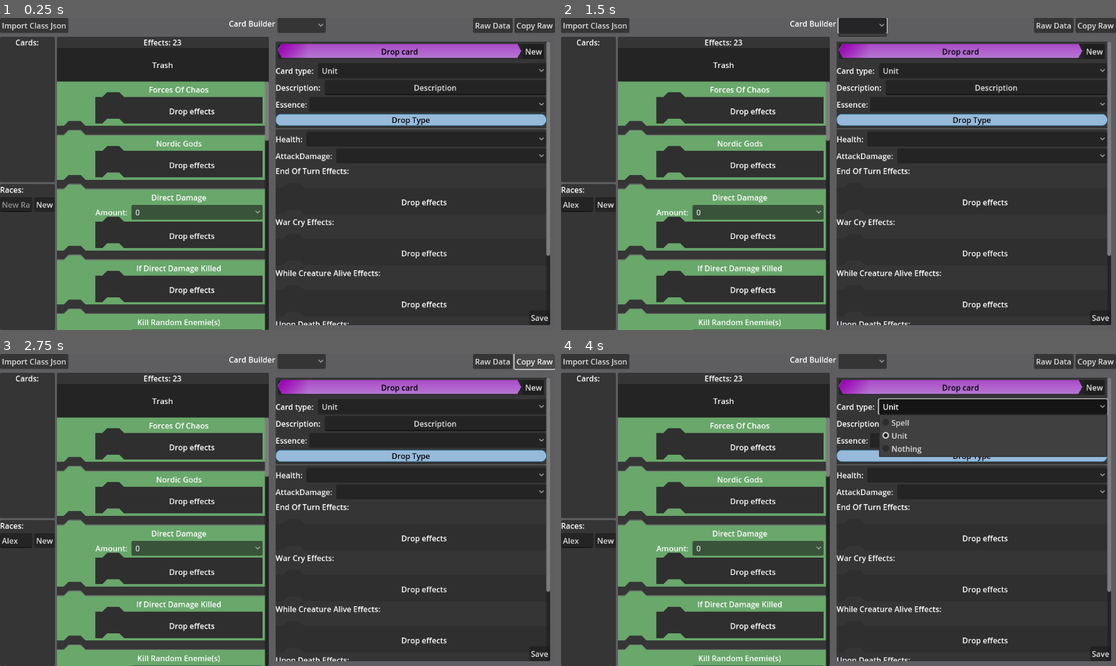
Above: before the commit, frames 1-4 (two rows, left to right).
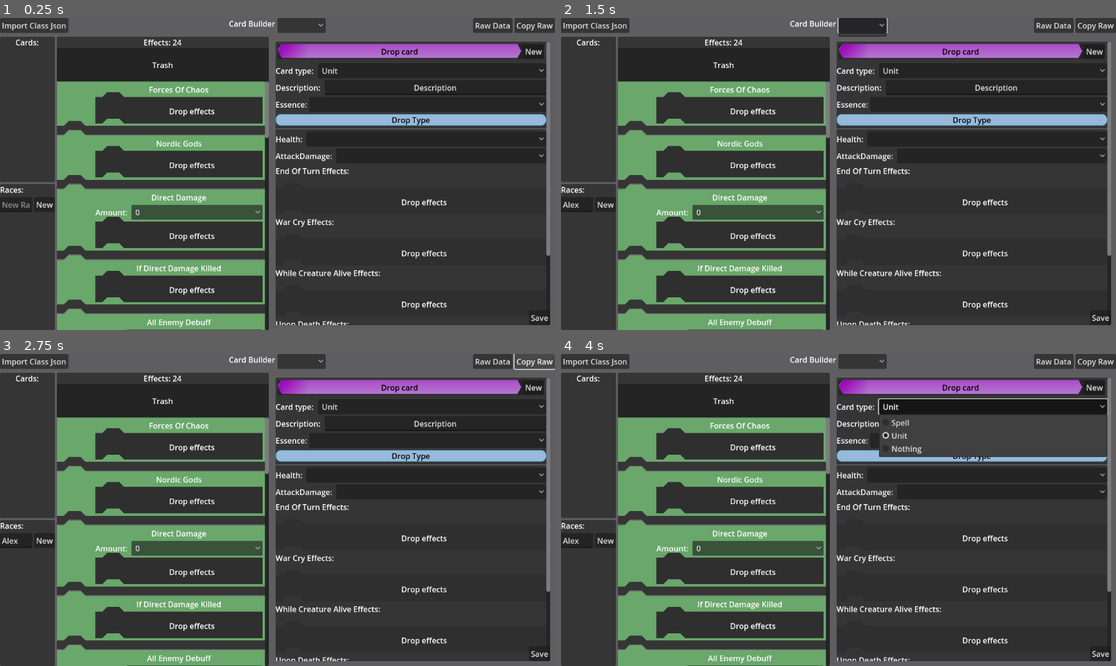
Above: after the commit, the same moments.

Repository: zipfriis/Creator
Game: Godot game, scene res://builder.tscn
Same seed, same stepped clock (60 frames per second), same inputs: the game is played once before the commit and once after it.
Inputs (mouse positions are in pixels of both pictures, inside the frame that each line leads up to):
- Up to frame 1 (0.25 s): no input
- Up to frame 2 (1.5 s): click (577, 205) at 0.52 s; type "Alex" at 0.6 s; click (860, 24) at 1.25 s
- Up to frame 3 (2.75 s): click "Copy Raw" at 2 s
- Up to frame 4 (4 s): click "0" at 2.75 s; click "Unit" at 3.5 s

The runs differ from the first frame. In frame 1, 0.2% of the frame differs, in the area x 22-49%, y 6-100%; in frame 2, 0.2%; in frame 3, 0.2%; in frame 4, 0.2%.

Commit message:
new effects, idk

Diff:
--- a/Cards/Card.gd
+++ b/Cards/Card.gd
@@ -85,10 +85,9 @@
 					Effects.append(Global.EffectFromDict(EffectDict))
 	else:
 		CardType = Card.CardTypes.Nothing
-
-	if self.ConvertToJSON() != Data:
-		push_warning("loading change the card data, something is wrong")
-		print("Error: " + str(self.ConvertToJSON()))
+	if JSON.stringify(self.ConvertToJSON()) != JSON.stringify(Data):
+		push_error("loading change the card data, something is wrong")
+		print("Error: " + str(self.ConvertToJSON()) + "  Before: " + str(Data))
 
 
 func ConvertToJSON() -> Dictionary:
@@ -134,5 +133,7 @@
 	Data["Health"] = Health
 	Data["AttackDamage"] = AttackDamage
 	Data["Class"] = ClassName
+	var CardString = JSON.stringify(Data)
+	Data = JSON.parse_string(CardString)
 
 	return Data
--- a/Editor.gd
+++ b/Editor.gd
@@ -37,8 +37,10 @@
 
 
 func LoadCardData(Data: Card):
+	SaveCard(EditOfCard)
+	EditOfCard = null
+	ResetValues()
 	EditOfCard = Data
-	ResetValues()
 	LoadEffectBoxes(Data)
 	if Data.CardType == Card.CardTypes.Unit:
 		ShowUnitDetails()
@@ -75,7 +77,6 @@
 		RaceBlock.LoadRace(Data.Type)
 	$ScrollContainer/General/Description/LineEdit.text = Data.Description
 	$ScrollContainer/General/EssenceCost/EssenceCost.select(Data.EssenceCost)
-
 	RootNode.Get_Storage_Raw()
 
 
@@ -127,6 +128,7 @@
 
 
 func _on_empty_card_block_updated_card_data(Data: Card) -> void:
+	print("Load New Edit Card: " + JSON.stringify(Data.ConvertToJSON()))
 	if Data.Name != EditOfCard.Name:
 		LoadCardData(Data)
 
@@ -147,58 +149,58 @@
 	ClassData = Data
 
 
-func SaveCard():
-	print("Saved: " + str(EditOfCard.ConvertToJSON()))
-	emit_signal("UpdateCardData", EditOfCard)
+func SaveCard(Data: Card):
+	if Data.ClassName != "":
+		emit_signal("UpdateCardData", Data)
 
 
 func _on_empty_race_new_race_name(Race: String) -> void:
 	EditOfCard.Type = Race
-	SaveCard()
 
 func _on_effect_space_new_effect_data(Data: Array[Effect]) -> void:
-	EditOfCard.Effects = Data
-	SaveCard()
+	if EditOfCard != null:
+		EditOfCard.Effects = Data
+
 
 func _on_end_of_turn_space_new_effect_data(Data: Array[Effect]) -> void:
-	EditOfCard.EndOfTurnTrigger = Data
-	SaveCard()
+	if EditOfCard != null:
+		EditOfCard.EndOfTurnTrigger = Data
+
 
 func _on_war_cry_space_new_effect_data(Data: Array[Effect]) -> void:
-	EditOfCard.WarCryTrigger = Data
-	SaveCard()
+	if EditOfCard != null:
+		EditOfCard.WarCryTrigger = Data
+
 
 func _on_while_space_new_effect_data(Data: Array[Effect]) -> void:
-	EditOfCard.WhileAliveTrigger = Data
-	SaveCard()
+	if EditOfCard != null:
+		EditOfCard.WhileAliveTrigger = Data
+
 
 func _on_upon_death_space_new_effect_data(Data: Array[Effect]) -> void:
-	EditOfCard.UponDeathTrigger = Data
-	SaveCard()
+	if EditOfCard != null:
+		EditOfCard.UponDeathTrigger = Data
 
 func _on_start_opp_space_new_effect_data(Data: Array[Effect]) -> void:
-	EditOfCard.StartOppTrigger = Data
-	SaveCard()
+	if EditOfCard != null:
+		EditOfCard.StartOppTrigger = Data
 
 
 func _on_essence_cost_item_selected(index: int) -> void:
-	EditOfCard.EssenceCost = index
-	SaveCard()
+	if EditOfCard != null:
+		EditOfCard.EssenceCost = index
 
 
 func _on_save_pressed() -> void:
-	SaveCard()
+	SaveCard(EditOfCard)
 
 
 func _on_line_edit_text_changed(new_text: String) -> void:
 	EditOfCard.Description = new_text
-	SaveCard()
 
 
 func _on_health_option_item_selected(index: int) -> void:
 	EditOfCard.Health = index + 1
-	SaveCard()
 
 func _on_attack_damage_option_item_selected(index: int) -> void:
 	EditOfCard.AttackDamage = index
-	SaveCard()
--- a/EffectSpaceDrop.gd
+++ b/EffectSpaceDrop.gd
@@ -10,8 +10,5 @@
 
 func _drop_data(_at_position: Vector2, Data: Variant) -> void:
 	var EfffectBlock: Effect = Data["Effect"]
+	$'../..'.AddNewEffectBlock(EfffectBlock)
 	print(EfffectBlock.ConvertToJSON())
-	var NewEffect = load('res://Effect.tscn').instantiate()
-	NewEffect.LoadEffect(EfffectBlock)
-	$'../Effects'.add_child(NewEffect)
-	NewEffect.Handler = $'../..'
--- /dev/null
+++ b/Effects/AllEnemyDeBuff.gd
@@ -0,0 +1,20 @@
+extends Effect
+
+class_name AllEnemyDebuff
+
+var Health: int = 0
+var AttackDamage: int = 0
+
+func _init() -> void:
+	# inherented from Effect
+	Command = "All Enemy Debuff"
+	RequiredVars = ["Health", "AttackDamage"]
+	VarsTypes = [ETypes.Amount, ETypes.Amount]
+
+func ConvertToJSON() -> Dictionary:
+	var Data = {}
+	Data["Command"] = Command
+	Data[Command] = {}
+	Data[Command]["Health"] = Health
+	Data[Command]["AttackDamage"] = AttackDamage
+	return Data
--- a/Global.gd
+++ b/Global.gd
@@ -6,7 +6,7 @@
 @export var Classes: Array[Class]
 var ClassLoaded: bool
 
-@export var GeneralEffectList: Array[Effect] = [KillRandomEnemies.new(), OccupyBattleFie …(440 unchanged characters)…
+@export var GeneralEffectList: Array[Effect] = [AllEnemyDebuff.new(), KillRandomEnemies.new(), OccupyBattleFie …(440 unchanged characters)…
 @export var TargetEffectList: Array[Effect] = [DirectDamage.new(), IfDirectDamageKilled.new(GeneralEffectList)]
 @export var BerserkerEffectList: Array[Effect] = [NordicGods.new(GeneralEffectList), ForcesOfChaos.new(GeneralEffectList)]
 
@@ -14,6 +14,14 @@
 	LoadSave()
 	emit_signal("ClassHasLoaded")
 	ClassLoaded = true
+
+
+func GetClassByName(Name: String) -> Class:
+	for ClassObj: Class in Classes:
+		print("Class Name: " + str(ClassObj.Name) + " " + str(Name))
+		if ClassObj.Name == Name:
+			return ClassObj
+	return null
 
 
 func GetClasses() -> Array[Class]:
@@ -31,6 +39,22 @@
 	var file = FileAccess.open("user://Config.save", FileAccess.WRITE)
 	file.store_string(JSON.stringify(Data))
 	file.close()
+
+
+func SaveCard(Data: Card):
+	var i = 0
+	for ClassThing: Class in Global.Classes:
+		if Data.ClassName == ClassThing.Name:
+			print("Correct class for save  of card")
+			var j = 0
+			for CardINClass in ClassThing.Cards:
+				if CardINClass.Name == Data.Name:
+					print("Correct Name for save of card")
+					ClassThing.Cards[j] = Data
+				j = j + 1
+		Classes[i] = ClassThing # saving the new class data
+		i = i + 1
+	Save()
 
 
 # gets to user saved file
@@ -57,7 +81,7 @@
 	for ClassObj: Class in Classes:
 		Data["Classes"].append(ClassObj.ConvertToJSON())
 	Data["Type_Record"] = Type_Record
-	return str(Data)
+	return JSON.stringify(Data)
 
 
 func EffectFromDict(Contructer: Dictionary):
@@ -72,28 +96,41 @@
 			"Add Chosen Enemy Stats to Specific Creature":
 				return AddChosenEnemyStatstoSpecificCreature.new()
 			"All Friendly Buff":
-				return AllFriendlyBuff.new()
+				var NewEffect = AllFriendlyBuff.new()
+				NewEffect.AttackDamage = Contructer["All Friendly Buff"]["AttackDamage"]
+				NewEffect.Health = Contructer["All Friendly Buff"]["Health"]
+				return NewEffect
+			"All Enemy Debuff":
+				var NewEffect = AllEnemyDebuff.new()
+				NewEffect.AttackDamage = Contructer["All Enemy Debuff"]["AttackDamage"]
+				NewEffect.Health = Contructer["All Enemy Debuff"]["Health"]
+				return NewEffect
 			"Choose Card By Type":
 				return ChooseCardByType.new()
 			"Clear Board":
 				return ClearBoard.new()
 			"Direct Damage":
-				return DirectDamage.new()
+				var NewEffect = DirectDamage.new()
+				NewEffect.Amount = Contructer["Direct Damage"]["Amount"]
+				return NewEffect
 			"Draw Card By Type":
-				return DrawCardByType.new()
+				var NewEffect =  DrawCardByType.new()
+				NewEffect.Type = Contructer["Draw Card By Type"]["Type"]
+				return NewEffect
 			"Draw Card(s)":
 				return DrawCards.new()
 			"Draw Specific Card(s)":
-				return DrawSpecificCards.new()
+				var NewEffect = DrawSpecificCards.new()
+				NewEffect.Amount = Contructer["Draw Specific Card(s)"]["Amount"]
+				return NewEffect
 			"Eat Discardpile":
 				return EatDiscardpile.new()
 			"Occupy BattleField":
 				return OccupyBattleField.new()
 			"Kill Random Enemie(s)":
 				var NewEffect = KillRandomEnemies.new()
-				NewEffect.Amount =  Contructer["Kill Random Enemie(s)"]["Amount"]
+				NewEffect.Amount = Contructer["Kill Random Enemie(s)"]["Amount"]
 				return NewEffect
-
 			# Berserker Class effects
 			"Nordic Gods":
 				var NewEffect = NordicGods.new(Global.GeneralEffectList)
--- a/Scenes/Effect/main.gd
+++ b/Scenes/Effect/main.gd
@@ -54,13 +54,15 @@
 	# effects with child effects
 	if effect.Command == "Forces Of Chaos":
 		if InitOfEffectBlock != null:
-			for EffectObj:Effect in effect.Effects:
-				print("Forces THing: " + str(EffectObj.ConvertToJSON()))
-				InitOfEffectBlock.AddNewEffectBlock(EffectObj)
+			for EffectObj: Effect in effect.Effects:
+				if EffectObj != null:
+					print("Forces THing: " + str(EffectObj.ConvertToJSON()))
+					InitOfEffectBlock.AddNewEffectBlock(EffectObj)
 	elif effect.Command == "Nordic Gods":
 		if InitOfEffectBlock != null:
 			for EffectObj: Effect in effect.Effects:
-				InitOfEffectBlock.AddNewEffectBlock(EffectObj)
+				if EffectObj != null:
+					InitOfEffectBlock.AddNewEffectBlock(EffectObj)
 
 
 func NewEffectData(Data: Array[Effect]):
--- a/builder.gd
+++ b/builder.gd
@@ -53,19 +53,25 @@
 	return
 
 
-
 func LoadClass(Data: Class):
-	Classes[Data.Name] = Data
-	$BuildSurface/TopBar/Middle/Classes.add_item(Data["Name"])
-	$BuildSurface/HBoxContainer/Editor.LoadClass(Data)
-	SelectedClass = Data.Name
-	for CardObj in Data.Cards:
-		LoadCard(CardObj)
+	if Data != null:
+		Classes[Data.Name] = Data
+		$BuildSurface/TopBar/Middle/Classes.add_item(Data["Name"])
+		$BuildSurface/HBoxContainer/Editor.LoadClass(Data)
+		SelectedClass = Data.Name
+		var CardList: Node = $BuildSurface/HBoxContainer/VBoxContainer/Cards/Cards/ScrollContainer/Cards
+		for ChildCard in CardList.get_children():
+			CardList.remove_child(ChildCard)
+		for CardObj in Data.Cards:
+			LoadCard(CardObj)
+	else:
+		push_error("The class does not exist")
 
 
 func LoadCard(Data: Card):
 	var CardList = $BuildSurface/HBoxContainer/VBoxContainer/Cards/Cards/ScrollContainer/Cards
 	var NewCard = load('res://Scenes/CardBlock/card_block.tscn').instantiate()
+	print("Class Card: " + str(Data.ConvertToJSON()))
 	NewCard.LoadData(Data)
 	CardList.add_child(NewCard)
 
@@ -138,22 +144,12 @@
 
 
 func _on_editor_update_card_data(Data: Card) -> void:
-	var ClassData: Class = Classes[SelectedClass]
-	var NewCardsToClass: Array[Card]
-	for CardINClass in ClassData.Cards:
-		if CardINClass.Name == Data.Name:
-			NewCardsToClass.append(Data)
-		else:
-			NewCardsToClass.append(CardINClass)
-	ClassData.Cards = NewCardsToClass
-	Classes[SelectedClass] = ClassData
-	var i = 0
-	for ClassThing in Global.Classes:
-		if ClassThing.Name == ClassData.Name:
-			Global.Classes[i] = ClassData
-			Global.Save()
-			return
-		i = i + 1
+	print("Editor Save: " + str(Data.ConvertToJSON()))
+	if Data != null:
+		Global.SaveCard(Data)
+		LoadClass(Global.GetClassByName(Data.ClassName))
+	else:
+		push_warning("The card is not valid")
 
 
 
--- a/effect_space.gd
+++ b/effect_space.gd
@@ -16,6 +16,8 @@
 
 
 func AddNewEffectBlock(EffectObj: Effect) -> void:
+	EffectList.append(EffectObj)
+	Data.append(EffectObj.ConvertToJSON())
 	var NewEffectBlock = load('res://Effect.tscn').instantiate()
 	NewEffectBlock.LoadEffect(EffectObj)
 	$VBoxContainer/Effects.add_child(NewEffectBlock)
